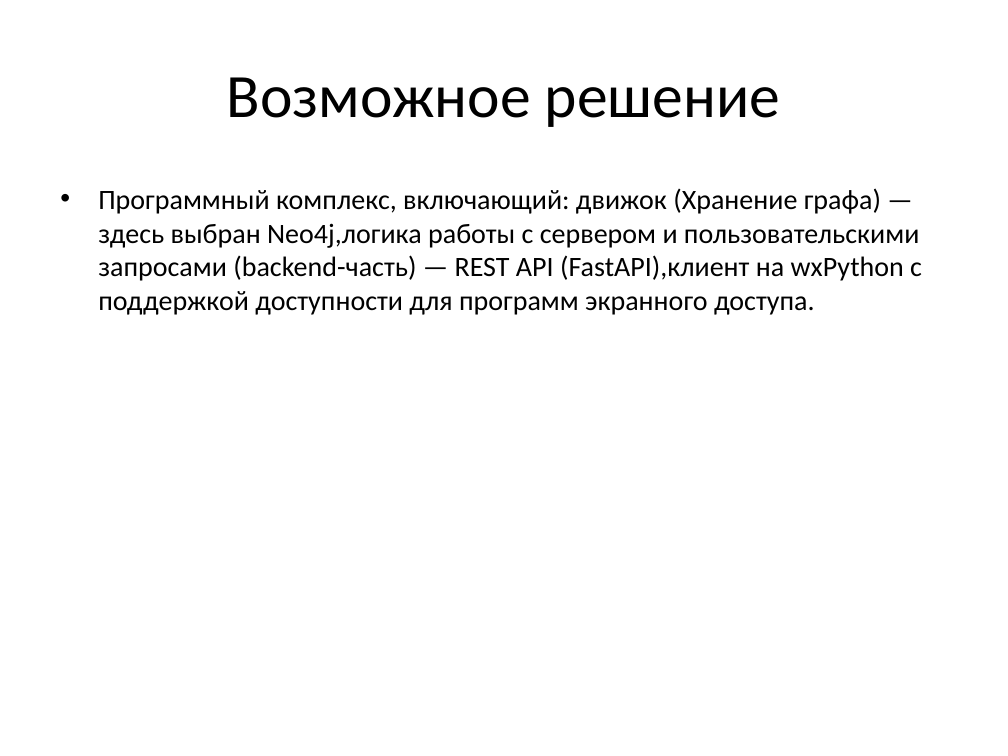
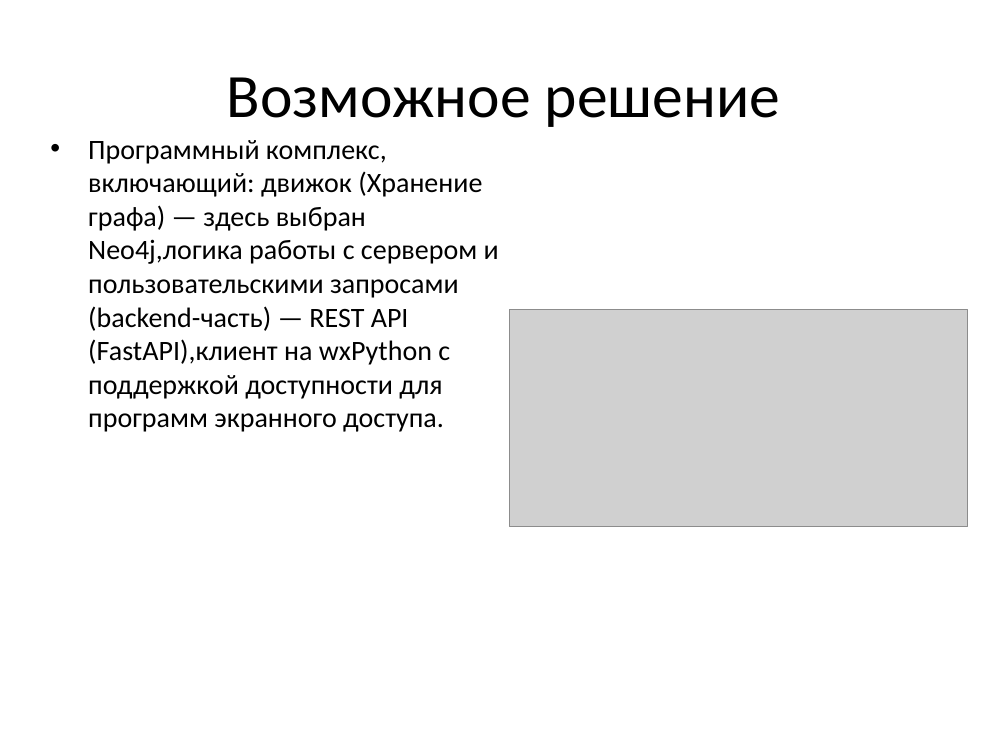
Before and after one commit to SasnikOmega/graph-search-engine, a slide deck: slide 4 of docs/презентация.pptx. Drawn at 1008x756 pixels with LibreOffice and Linux fonts; fonts in the diff are those of the drawing; grey boxes stand for pictures. Boxes give left, top, right and bottom in pixels: in the first picture for what was removed or moved away, otherwise in the second. Text is boxed around its words. In the diff, an @@ line names an element or a change of style, - is before the commit and + after.

Commit message:
Presentation updates
Tried to add some pictures. Removed the "docs/screenshots" folder as it is no longer needed

```diff
--- a/docs/презентация.pptx
+++ b/docs/презентация.pptx
@@ text "Программный комплекс, включающий: движок (Хранение ..." rewrapped from [98,188,922,315] to [88,140,499,432] @@
@@ picture added at [509,309,968,526] @@
```
Also in this commit, not shown: 5 other slides changed, 3 other files.
